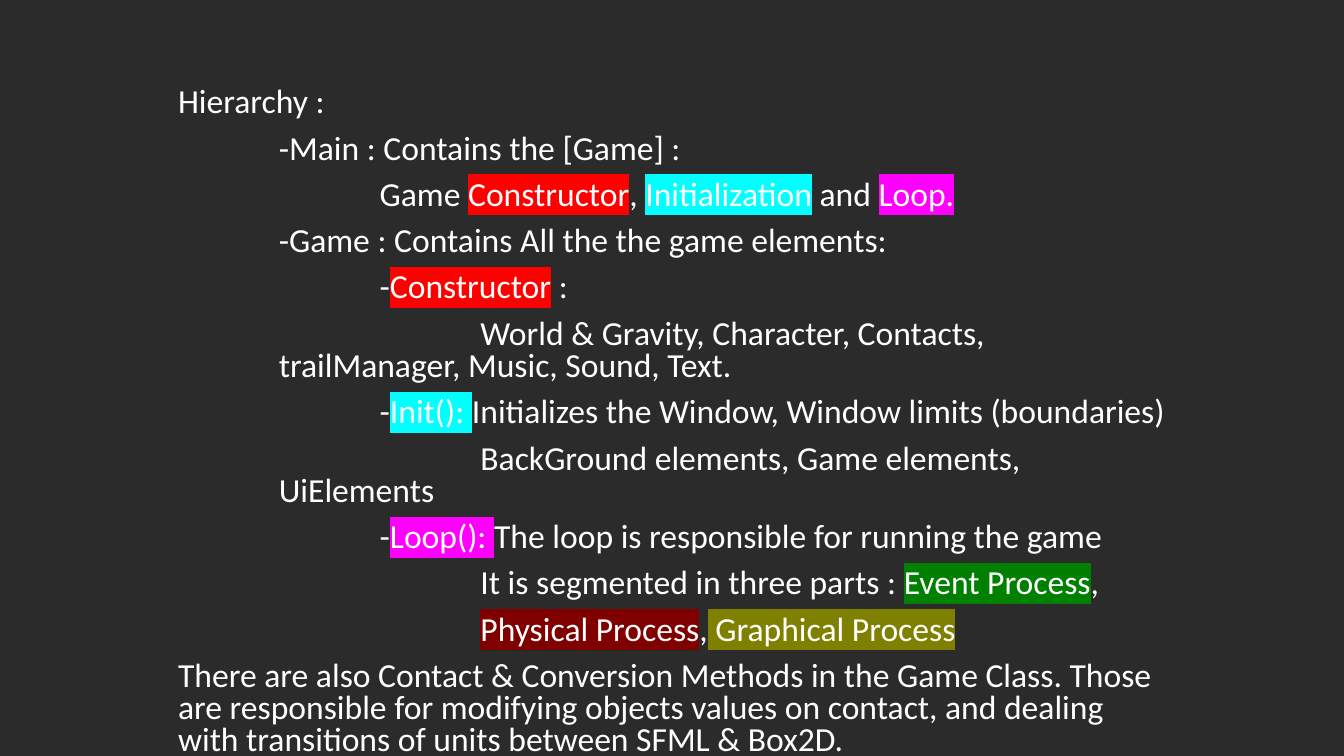
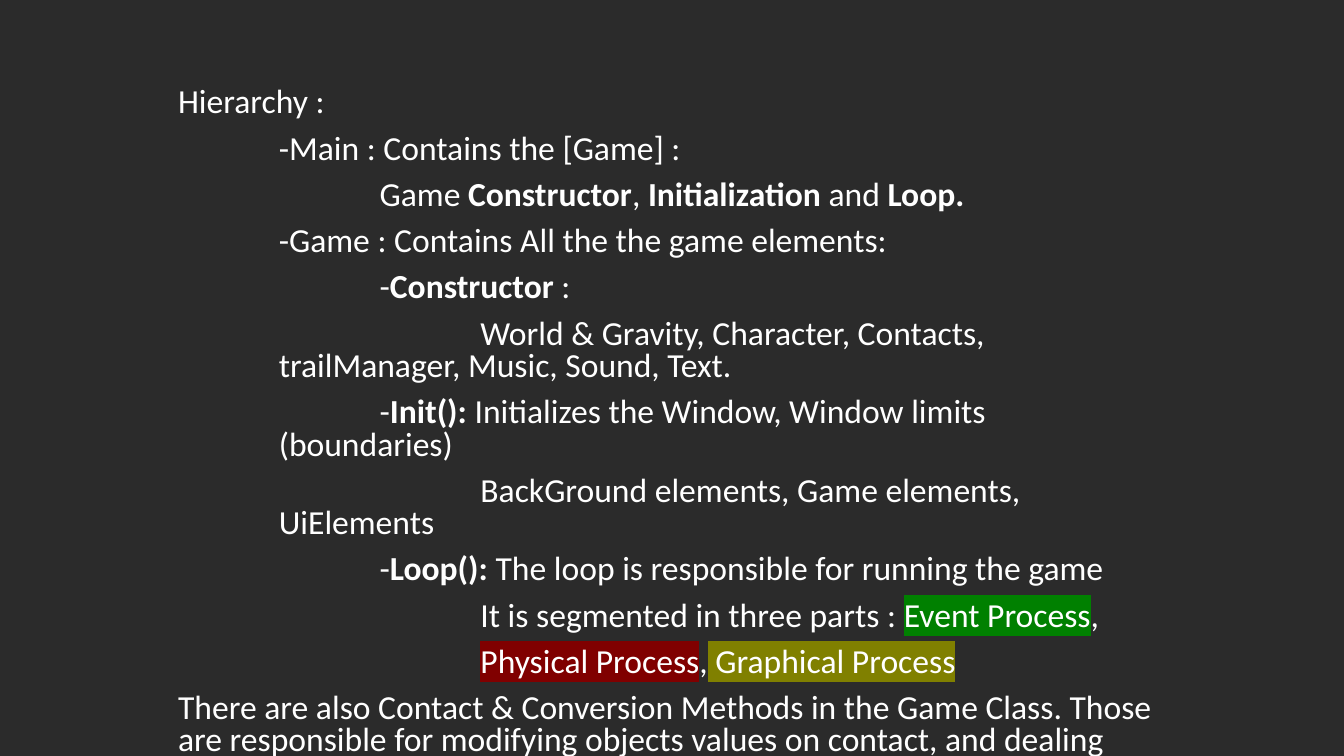
Before and after one commit to SStyles93/SAE921-GPR4100-CPlusPlus-Class-SStyles-Box2D-ToTheMoon, a slide deck: slide 4 of To the Moon and back.pptx. Drawn at 1344x756 pixels with LibreOffice and Linux fonts; fonts in the diff are those of the drawing; background and template pictures are left out; a plain dark background stands for a picture behind light text. Boxes give left, top, right and bottom in pixels: in the first picture for what was removed or moved away, otherwise in the second. Text is boxed around its words. In the diff, an @@ line names an element or a change of style, - is before the commit and + after.

Commit message:
Game Loop complete
-Game Loop complete (start screen & end screen)

```diff
--- a/To the Moon and back.pptx
+++ b/To the Moon and back.pptx
@@ subtitle at [279, 182, 1103, 586]: highlight #FF0000 to none in "Constructor,", "-Constructor"; highlight #00FFFF to none in "Initialization", "-Init():"; highlight #FF00FF to none in "Loop.", "-Loop():"; bold on in "Constructor, Initialization Loop.", "-Constructor", "-Init():", "-Loop():" @@
```
Also in this commit, not shown: 4 other slides changed, 1 slide added, 1 slide removed, 14 other files.
